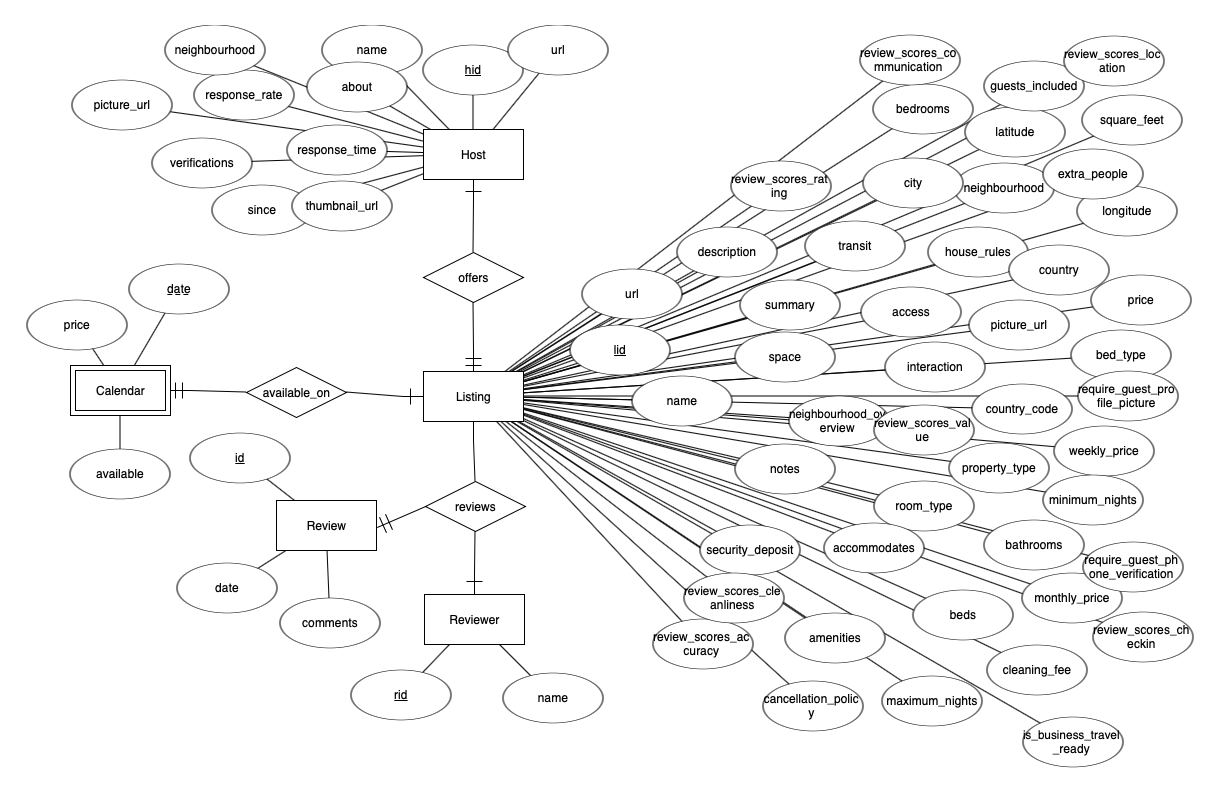
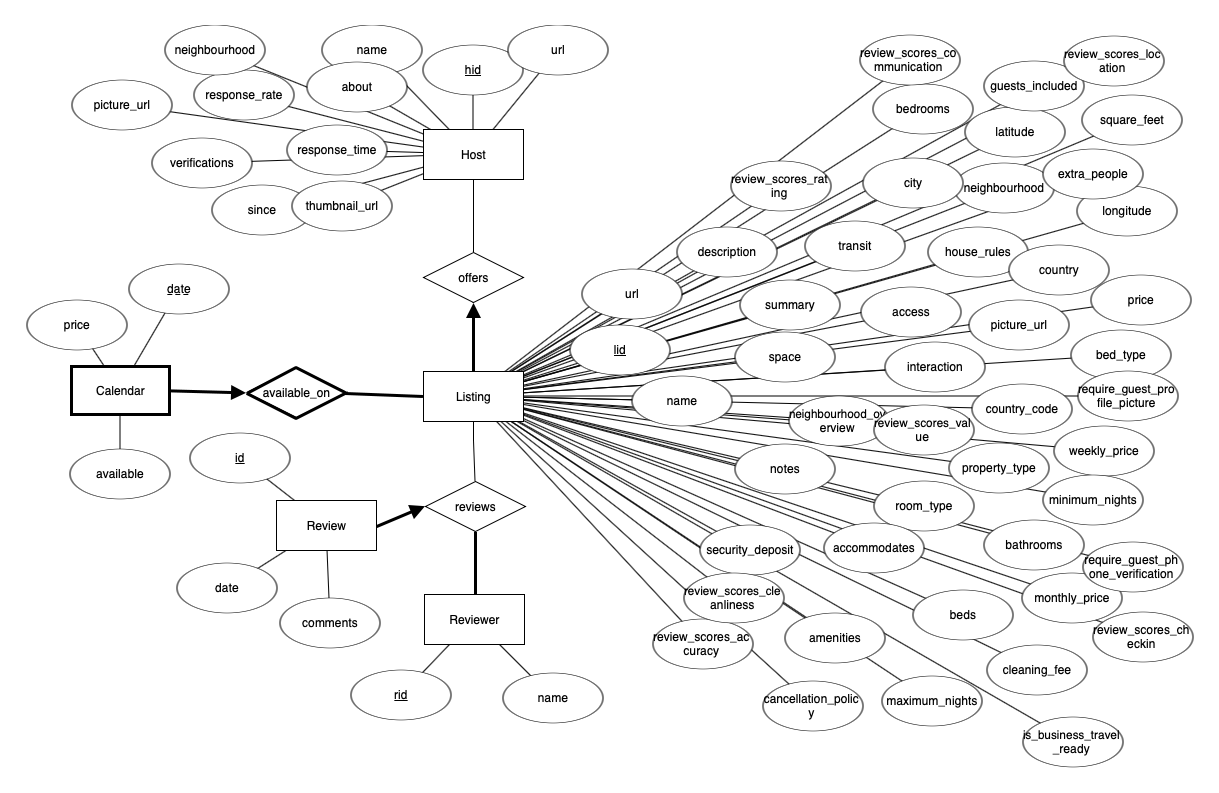
Revision of a layered 1219x793 image; what changed, layer by layer:
moved "Forme 3" into group "Groupe 1" over [379,517,387,533]
moved "Forme 2" into group "Groupe 1" over [385,514,393,530]
removed layer "Calque 1" over [71,191,483,594]
renamed "Forme 1" to "Forme 7", painted on it over [377,505,426,528]
added layer "Forme 6" above "Forme 8" over [171,385,246,400]
added layer "Forme 8" above "Forme 16" over [473,199,474,252]
added layer "Forme 16" above "Forme 10" over [345,392,423,398]
added layer "Forme 10" above "Calque 3" over [474,532,477,594]
added layer "Calque 3" above "Forme 5" over [172,191,483,592]
added layer "Forme 5" above "Forme 14" over [466,303,481,371]
added layer "Forme 14" above "Forme 13" over [246,366,297,395]
added layer "Forme 13" above "Forme 12" over [295,366,346,394]
added layer "Forme 12" above "Forme 15" over [295,392,346,420]
added layer "Forme 15" above "Calque 4" over [246,392,297,420]
added layer "Calque 4" over [71,191,483,594]
